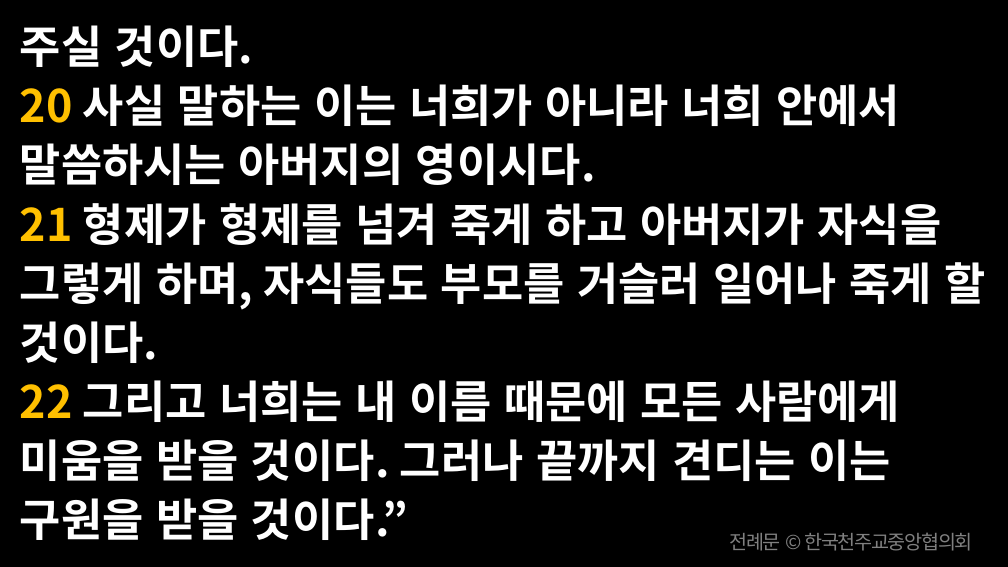
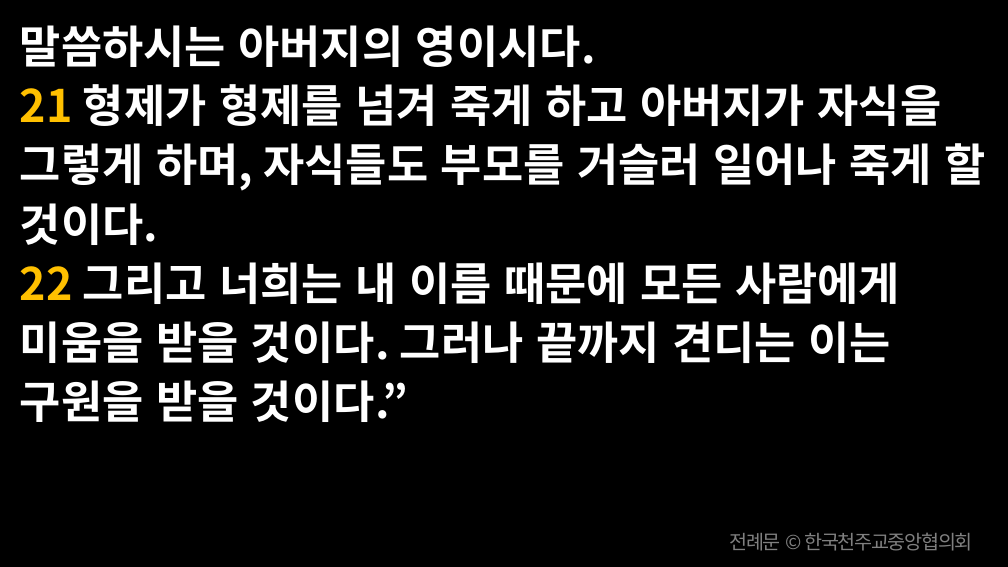
Before and after one commit to scottpark/missa_ppt, a slide deck: slide 75 of 20260705/20260705_한국 성직자들의 수호자 성 김대건 안드레아 사제 순교자 - 신심 미사.pptx (slide 74 before the commit). Drawn at 1008x567 pixels with LibreOffice and Linux fonts; fonts in the diff are those of the drawing. Boxes give left, top, right and bottom in pixels: in the first picture for what was removed or moved away, otherwise in the second. Text is boxed around its words. In the diff, an @@ line names an element or a change of style, - is before the commit and + after.

```diff
--- a/20260705/20260705_한국 성직자들의 수호자 성 김대건 안드레아 사제 순교자 - 신심 미사.pptx
+++ b/20260705/20260705_한국 성직자들의 수호자 성 김대건 안드레아 사제 순교자 - 신심 미사.pptx
@@ text at [20, 25, 596, 67]: text changed @@
-주실 것이다.
-20 사실 말하는 이는 너희가 아니라 너희 안에서 말씀하시는 아버지의 영이시다.
+말씀하시는 아버지의 영이시다.
```
Also in this commit, not shown: 12 other slides changed, 15 slides added, 16 slides removed, 12 other files.
